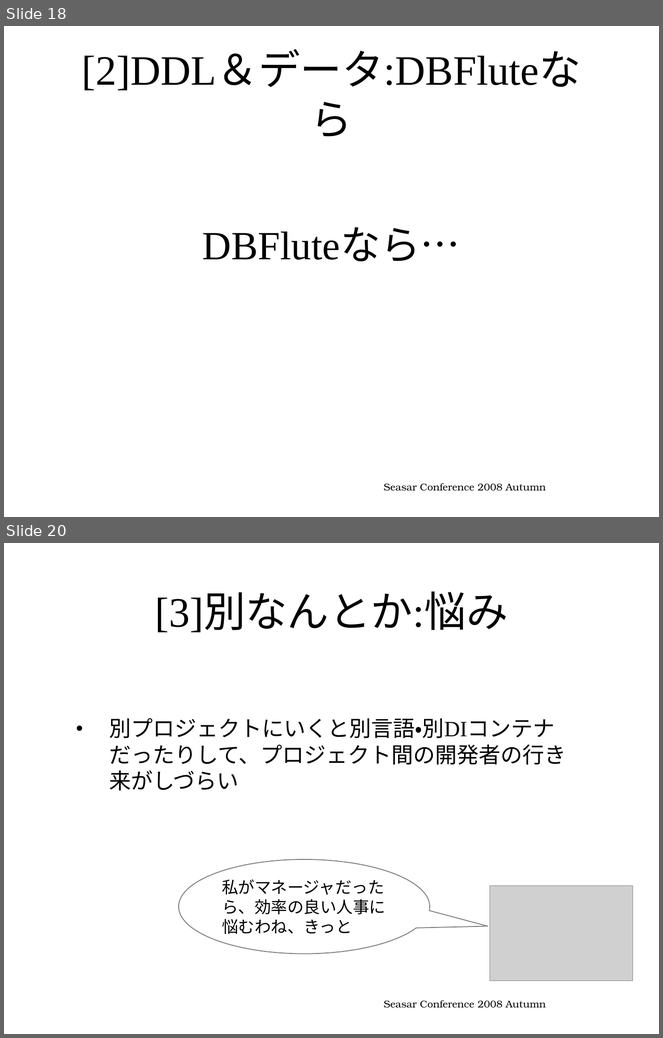
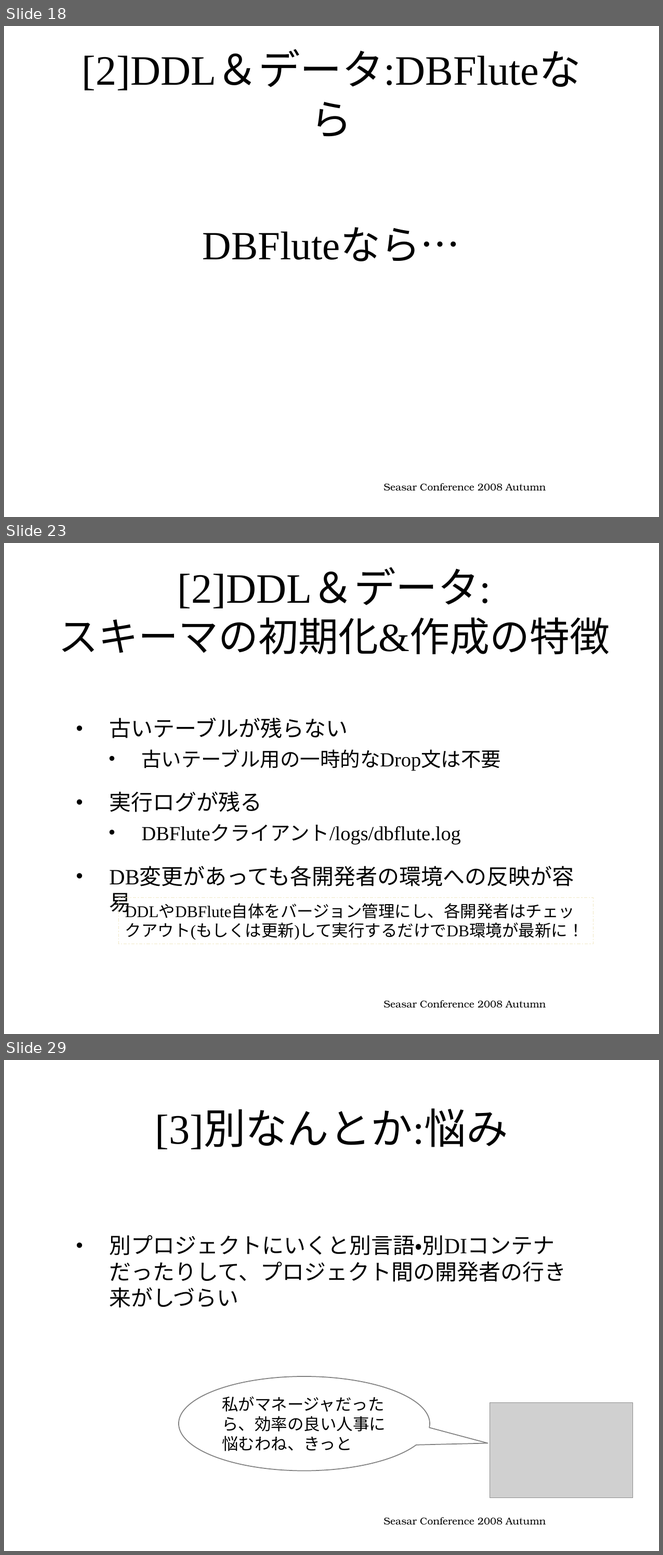
Before and after one commit to seasarorg/dbflute, a slide deck: dbflute/etc/doc/ref/session/resource/GenbaSolution2-sc2008autumn-dbflute.pptx. Shown one above the other, each under a label of ours: slides 18 and 20 before the commit, slides 18, 23 and 29 after it; the slides between them are not shown. The pictures are 663x1038 and 663x1555 pixels, drawn with LibreOffice and Linux fonts; fonts in the diff are those of the drawing; grey boxes stand for pictures; background and template pictures are left out. Boxes give left, top, right and bottom in pixels: in the first picture for what was removed or moved away, otherwise in the second. Text is boxed around its words. In the diff, an @@ line names an element or a change of style, - is before the commit and + after.

Commit message:
Making conference document.

```diff
--- a/dbflute/etc/doc/ref/session/resource/GenbaSolution2-sc2008autumn-dbflute.pptx
+++ b/dbflute/etc/doc/ref/session/resource/GenbaSolution2-sc2008autumn-dbflute.pptx
@@ slide 23 added at (x1=4, y1=543, x2=659, y2=1034), background picture (left out) @@
@@ title added at (x1=58, y1=570, x2=610, y2=655), 44 pt, text #000000 @@
+[2]DDL＆データ:
+スキーマの初期化&作成の特徴
@@ text added at (x1=109, y1=718, x2=502, y2=845), 22 pt, text #000000 @@
+• 古いテーブルが残らない
+  • 古いテーブル用の一時的なDrop文は不要
+• 実行ログが残る
+  • DBFluteクライアント/logs/dbflute.log
+• DB変更があっても各開発者の環境への反映が容易
@@ rectangle added at (x1=118, y1=898, x2=594, y2=944), outline #000000 0.75 pt dashed, 18 pt, text #000000 @@
+DDLやDBFlute自体をバージョン管理にし、各開発者はチェックアウト(もしくは更新)して実行するだけでDB環境が最新に！
@@ text added at (x1=384, y1=1001, x2=546, y2=1008), 11 pt, text #000000 @@
+Seasar Conference 2008 Autumn
@@ what was slide 20 is now slide 29 @@
```
Also in this commit, not shown: 1 slide changed, 8 other slides added.
